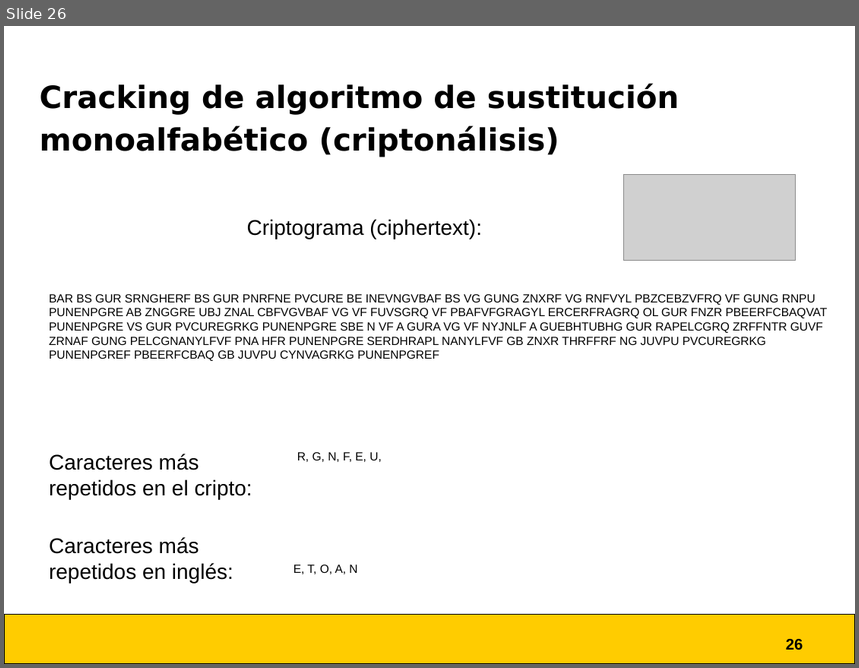
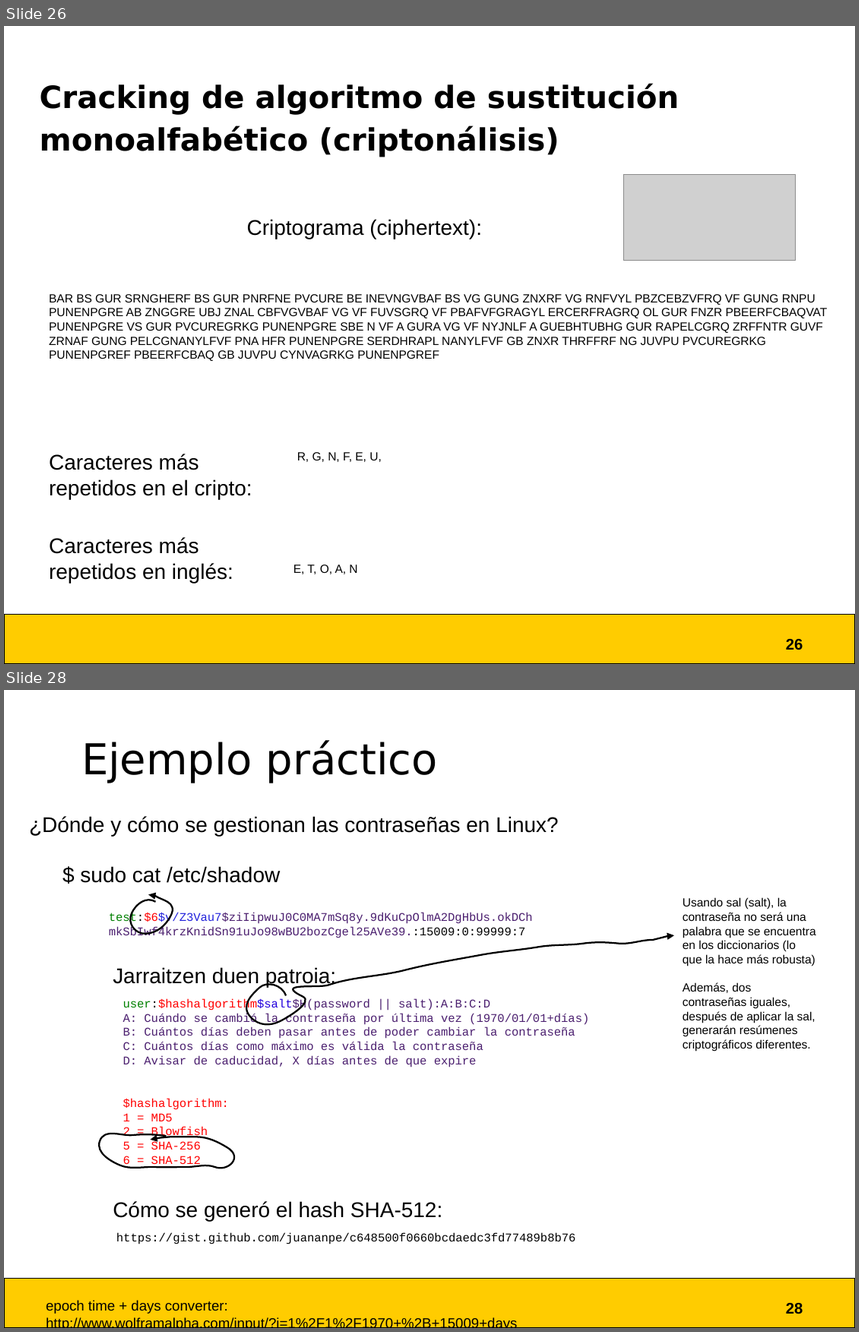
Before and after one commit to juananpe/sgssi, a slide deck: 04_crypto/slides.odp. Shown one above the other, each under a label of ours: slide 26 before the commit, slides 26 and 28 after it; the slides between them are not shown. The pictures are 859x668 and 859x1332 pixels, drawn with LibreOffice and Linux fonts; fonts in the diff are those of the drawing; grey boxes stand for pictures. Boxes give left, top, right and bottom in pixels: in the first picture for what was removed or moved away, otherwise in the second. Text is boxed around its words. In the diff, an @@ line names an element or a change of style, - is before the commit and + after.

```diff
--- a/04_crypto/slides.odp
+++ b/04_crypto/slides.odp
@@ slide 28 added at [4, 690, 855, 1328], background #FFFFFF; not listed: 2 template elements that a slide beside it also shows @@
@@ title added at [82, 740, 438, 783], 36 pt, text #000000 @@
+Ejemplo práctico
@@ text added at [29, 816, 558, 836], 18 pt, text #000000 @@
+¿Dónde y cómo se gestionan las contraseñas en Linux?
@@ text added at [80, 866, 280, 883], 18 pt, text #000000 @@
+$ sudo cat /etc/shadow
@@ text added at [109, 912, 533, 938], 10 pt, text #4B1F6F @@
+test:$6$v/Z3Vau7$ziIipwuJ0C0MA7mSq8y.9dKuCpOlmA2DgHbUs.okDCh
+mkSbIwf4krzKnidSn91uJo98wBU2bozCgel25AVe39.:15009:0:99999:7
@@ freeform shape added at [130, 895, 173, 934], outline #000000 1.45 pt @@
@@ text added at [683, 897, 816, 1052], 10 pt, text #000000 @@
+Usando sal (salt), la contraseña no será una palabra que se encuentra en los diccionarios (lo que la hace más robusta)
+Además, dos contraseñas iguales, después de aplicar la sal, generarán resúmenes criptográficos diferentes.
@@ freeform shape added at [246, 936, 675, 1025], outline #000000 1.45 pt @@
@@ text added at [113, 967, 336, 987], 18 pt, text #000000 @@
+Jarraitzen duen patroia:
@@ text added at [123, 999, 589, 1168], 10 pt, text #4B1F6F @@
+user:$hashalgorithm$salt$H(password || salt):A:B:C:D
+A: Cuándo se cambió la contraseña por última vez (1970/01/01+días)
+B: Cuántos días deben pasar antes de poder cambiar la contraseña
+C: Cuántos días como máximo es válida la contraseña
+D: Avisar de caducidad, X días antes de que expire
+$hashalgorithm:
+1 = MD5
+2 = Blowfish
+5 = SHA-256
+6 = SHA-512
@@ freeform shape added at [99, 1134, 235, 1168], outline #000000 1.45 pt @@
@@ text added at [113, 1201, 443, 1222], 18 pt, text #000000 @@
+Cómo se generó el hash SHA-512:
@@ text added at [116, 1233, 576, 1245], 10 pt, text #000000 @@
+https://gist.github.com/juananpe/c648500f0660bcdaedc3fd77489b8b76
@@ text added at [46, 1300, 228, 1314], 12 pt, text #000000 @@
+epoch time + days converter:
+http://www.wolframalpha.com/input/?i=1%2F1%2F1970+%2B+15009+days
```
Also in this commit, not shown: 1 other slide added, 2 other files.
